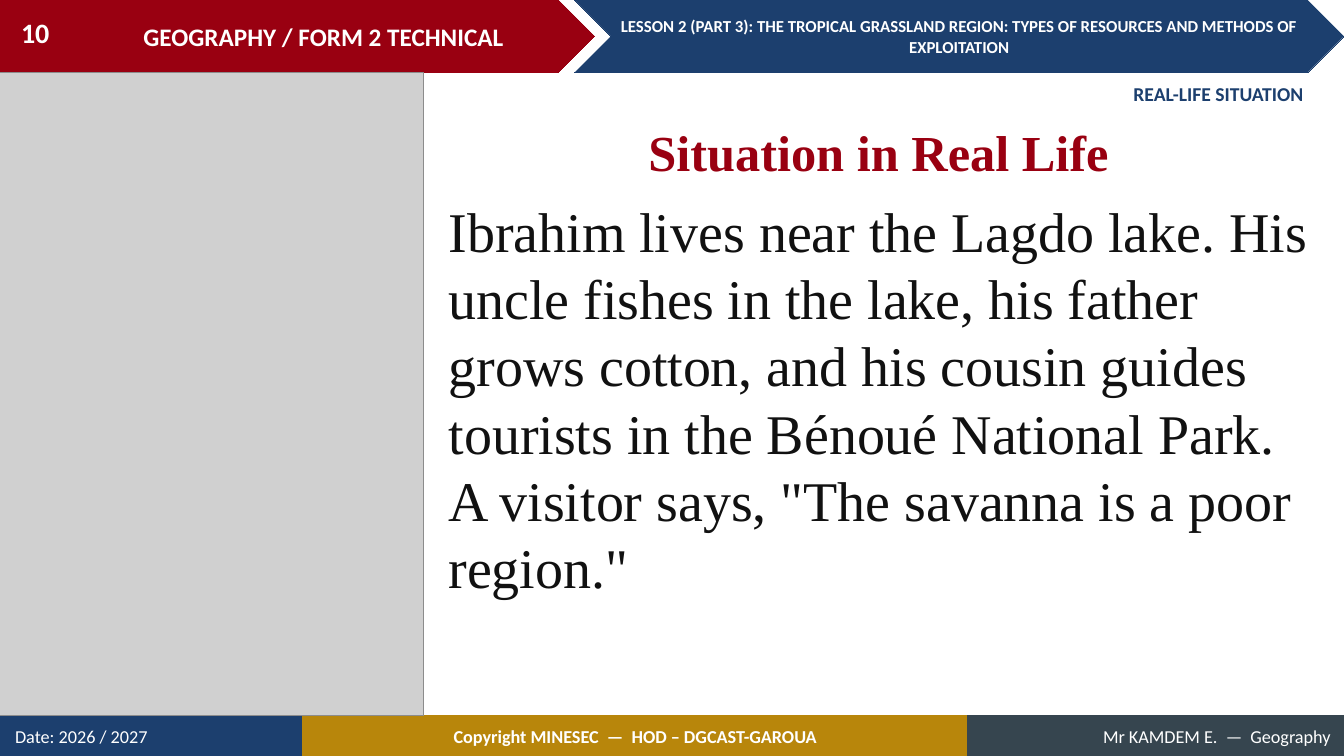
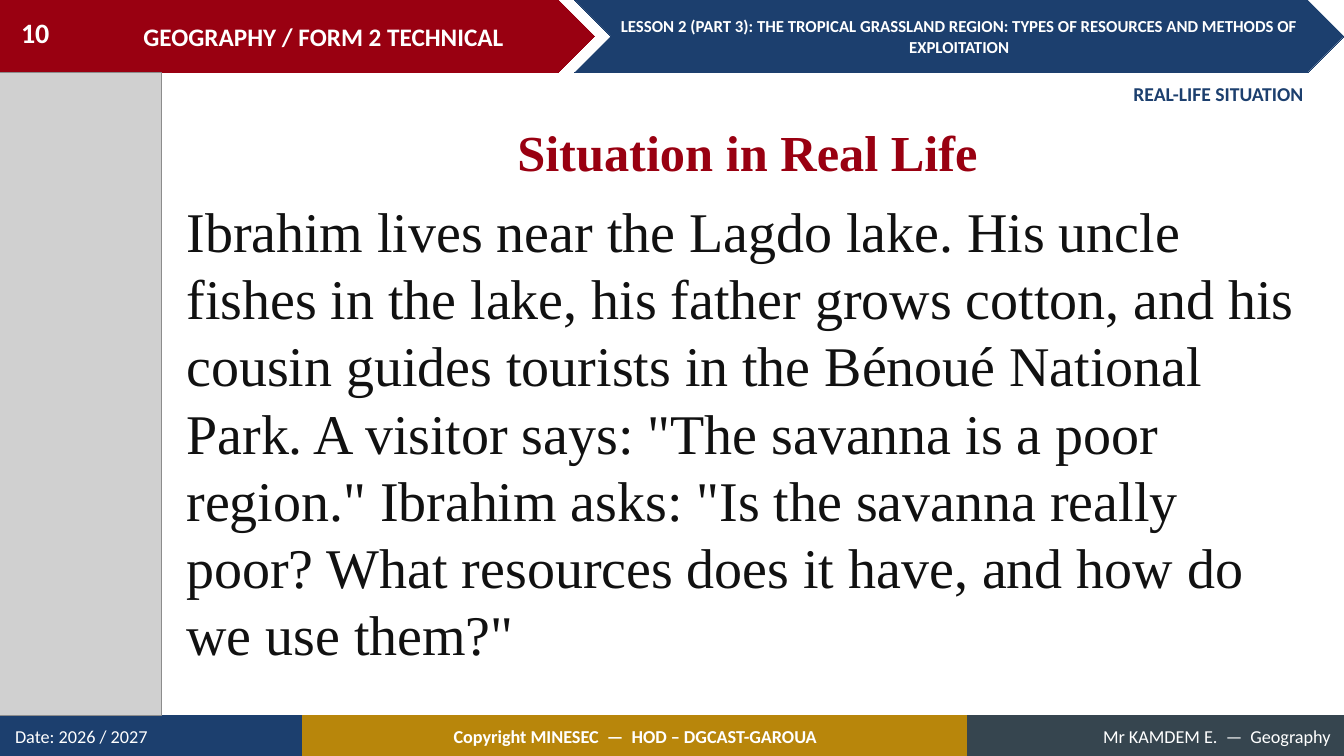
Before and after one commit to Berthautk/linea-github, a slide deck: slide 10 of lecons/F2T/08_S02_L2_P3_Tropical_Grassland_Resources.pptx. Drawn at 1344x756 pixels with LibreOffice and Linux fonts; fonts in the diff are those of the drawing; grey boxes stand for pictures. Boxes give left, top, right and bottom in pixels: in the first picture for what was removed or moved away, otherwise in the second. Text is boxed around its words. In the diff, an @@ line names an element or a change of style, - is before the commit and + after.

```diff
--- a/lecons/F2T/08_S02_L2_P3_Tropical_Grassland_Resources.pptx
+++ b/lecons/F2T/08_S02_L2_P3_Tropical_Grassland_Resources.pptx
@@ picture: place and size @@
-picture at (0, 73, 423, 716)
+picture at (0, 73, 161, 716)
@@ text "Situation in Real Life": place and size @@
-text "Situation in Real Life" at (648, 135, 1109, 172)
+text "Situation in Real Life" at (517, 135, 978, 172)
@@ text at (186, 213, 1293, 656): text changed @@
-Ibrahim lives near the Lagdo lake. His uncle fishes in the lake, his father grows cotton, and his cousin guides tourists in the Bénoué National Park. A visitor says, "The savanna is a poor region."
+Ibrahim lives near the Lagdo lake. His uncle fishes in the lake, his father grows cotton, and his cousin guides tourists in the Bénoué National Park. A visitor says: "The savanna is a poor region." Ibrahim asks: "Is the savanna really poor? What resources does it have, and how do we use them?"
```
Also in this commit, not shown: 26 other slides changed, 7 slides added, 36 other files.
